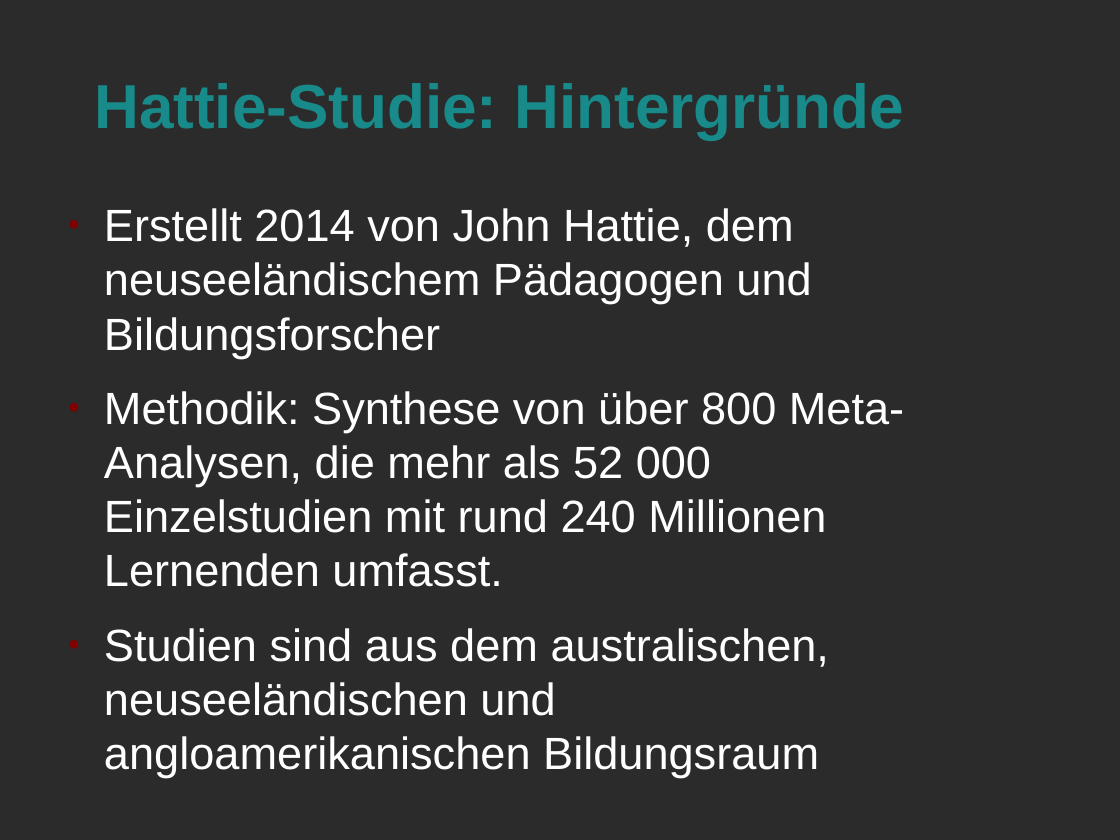
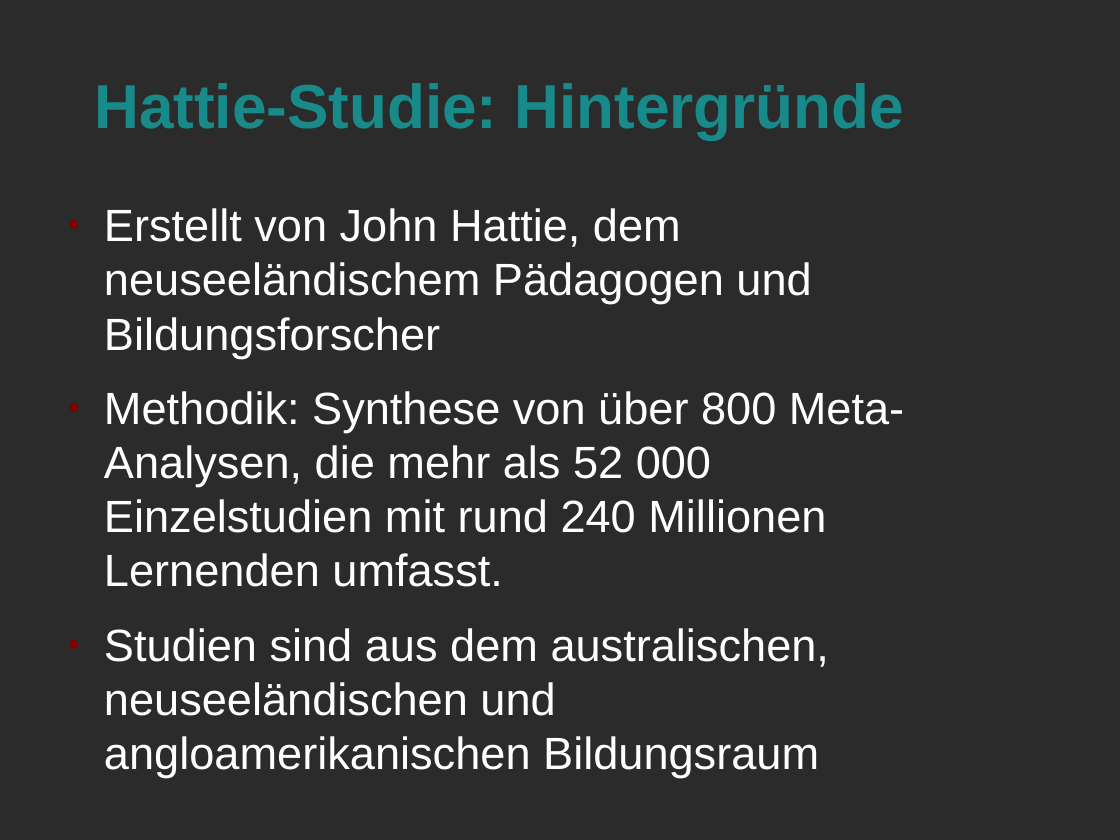
Before and after one commit to LorenzMueller/SS19, a slide deck: slide 11 of Mathe Didaktik/Präsentation.odp. Drawn at 1120x840 pixels with LibreOffice and Linux fonts; fonts in the diff are those of the drawing; background and template pictures are left out; a plain dark background stands for a picture behind light text. Boxes give left, top, right and bottom in pixels: in the first picture for what was removed or moved away, otherwise in the second. Text is boxed around its words. In the diff, an @@ line names an element or a change of style, - is before the commit and + after.

```diff
--- a/Mathe Didaktik/Präsentation.odp
+++ b/Mathe Didaktik/Präsentation.odp
@@ text at bbox=[104, 208, 811, 358]: text changed @@
-● Erstellt 2014 von John Hattie, dem neuseeländischem Pädagogen und Bildungsforscher
+● Erstellt von John Hattie, dem neuseeländischem Pädagogen und Bildungsforscher
```
Also in this commit, not shown: 1 other slide changed, 1 slide added, 1 other file.
